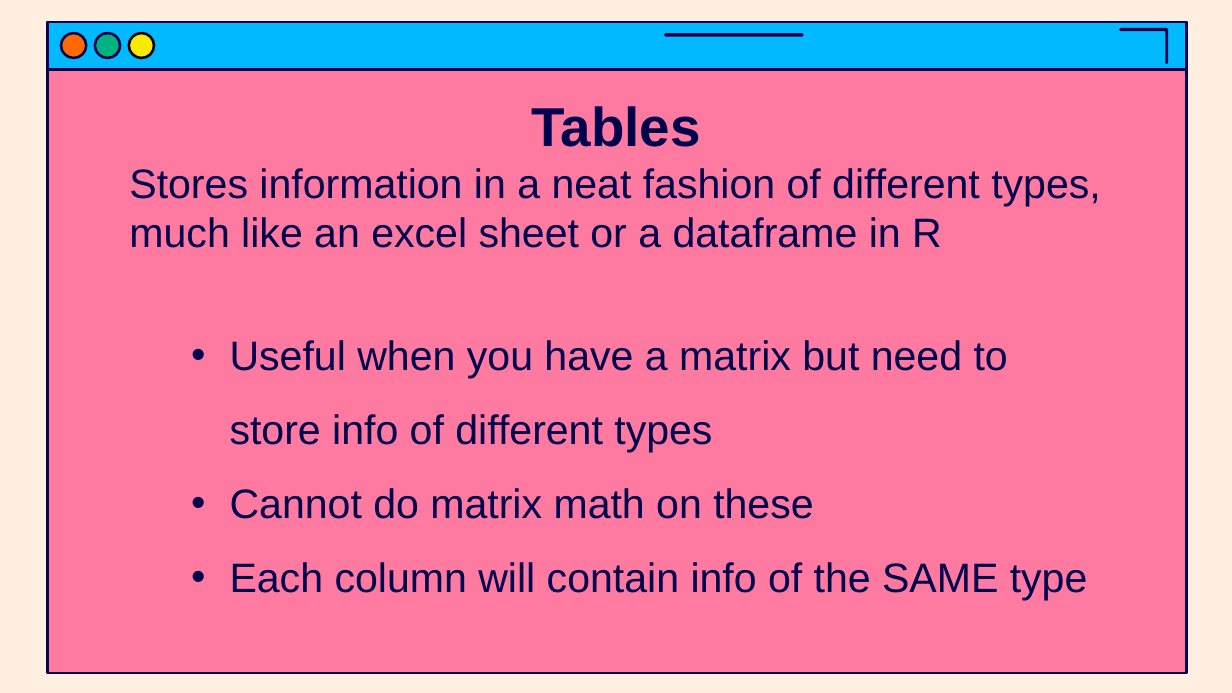
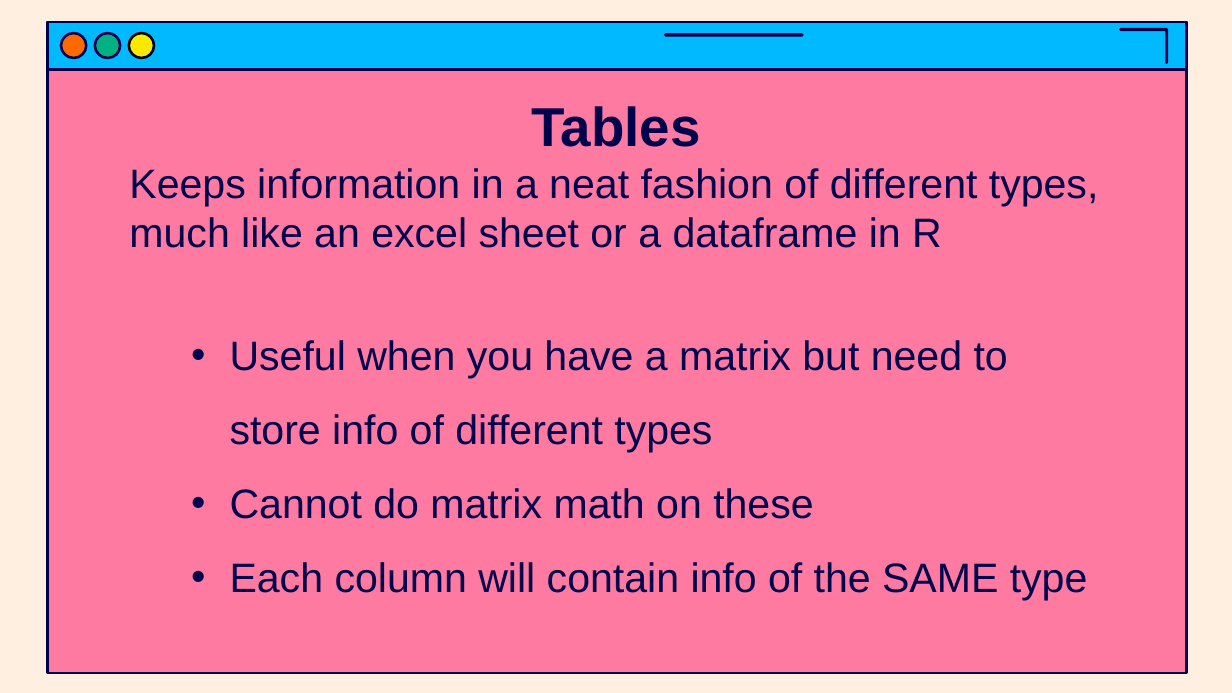
Before and after one commit to jasondsc/MATDRAB2MATFAB, a slide deck: slide 8 of slides/MATLAB_class_2.pptx. Drawn at 1232x693 pixels with LibreOffice and Linux fonts; fonts in the diff are those of the drawing. Boxes give left, top, right and bottom in pixels: in the first picture for what was removed or moved away, otherwise in the second. Text is boxed around its words. In the diff, an @@ line names an element or a change of style, - is before the commit and + after.

```diff
--- a/slides/MATLAB_class_2.pptx
+++ b/slides/MATLAB_class_2.pptx
@@ text at (129,168,1099,248): text changed @@
-Stores information in a neat fashion of different types, much like an excel sheet or a dataframe in R
+Keeps information in a neat fashion of different types, much like an excel sheet or a dataframe in R
```
Also in this commit, not shown: 15 other slides changed, 2 other files.
